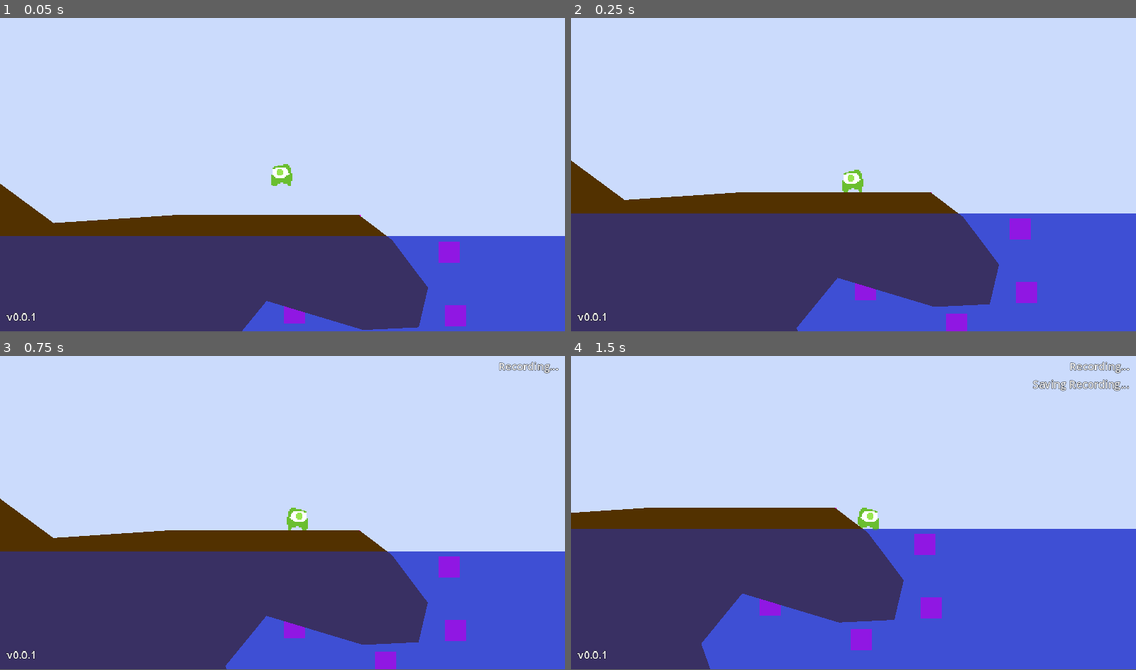
Above: before the commit, frames 1-4 (two rows, left to right).
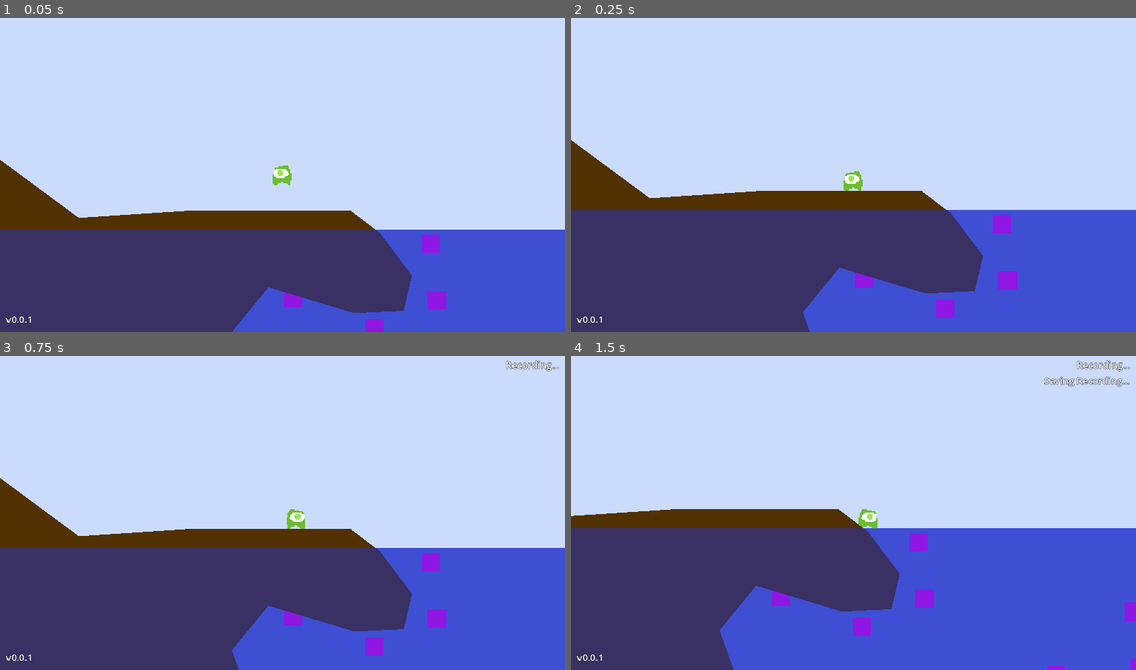
Above: after the commit, the same moments.

Repository: maggardJosh/ld55
Game: Godot game, scene res://main.tscn
Same seed, same stepped clock (60 frames per second), same inputs: the game is played once before the commit and once after it.
Inputs:
- Up to frame 1 (0.05 s): no input
- Up to frame 2 (0.25 s): no input
- Up to frame 3 (0.75 s): tap Enter at 0.5 s; hold D (move_right) from 0.53 s (still down); tap R (Record) at 0.6 s
- Up to frame 4 (1.5 s): keep holding D (move_right); tap Space (jump) at 0.77 s; tap R (Record) at 1.35 s
In our replay, the window is 800x449 before the commit and 800x450 after it. These sizes can differ from the game's own. Grey fills any space a smaller window leaves; there, only what the larger window draws over its background counts as a difference.

The runs differ from the first frame. In frame 1, 6.9% of the frame differs, in the area x 0-100%, y 45-100%; in frame 2, 5.5%; in frame 3, 5.7%; in frame 4, 4.2%.

Commit message:
update resolution

Diff:
--- a/project.godot
+++ b/project.godot
@@ -23,8 +23,8 @@
 
 [display]
 
-window/size/viewport_width=854
-window/size/viewport_height=480
+window/size/viewport_width=960
+window/size/viewport_height=540
 window/stretch/mode="canvas_items"
 
 [gui]
